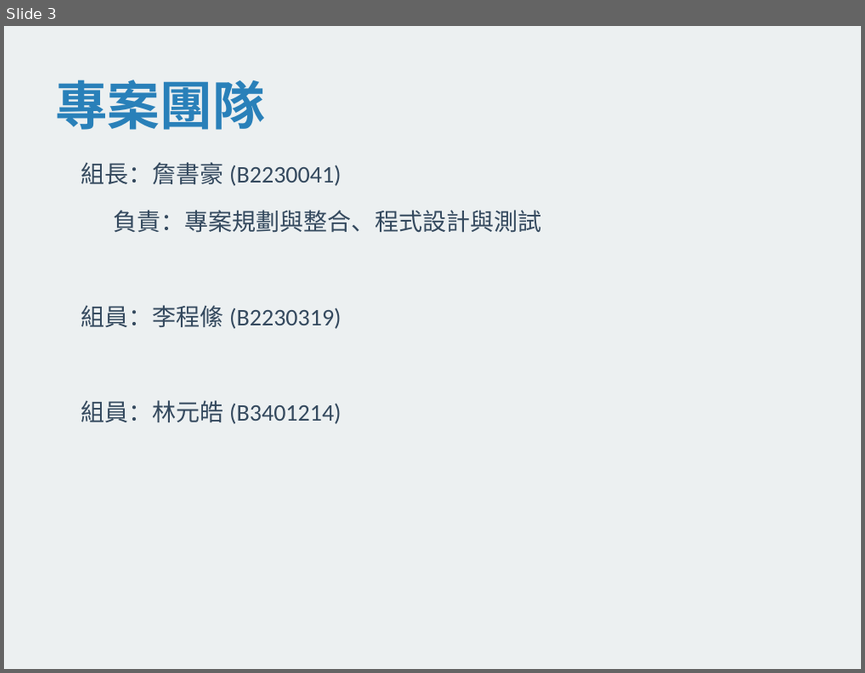
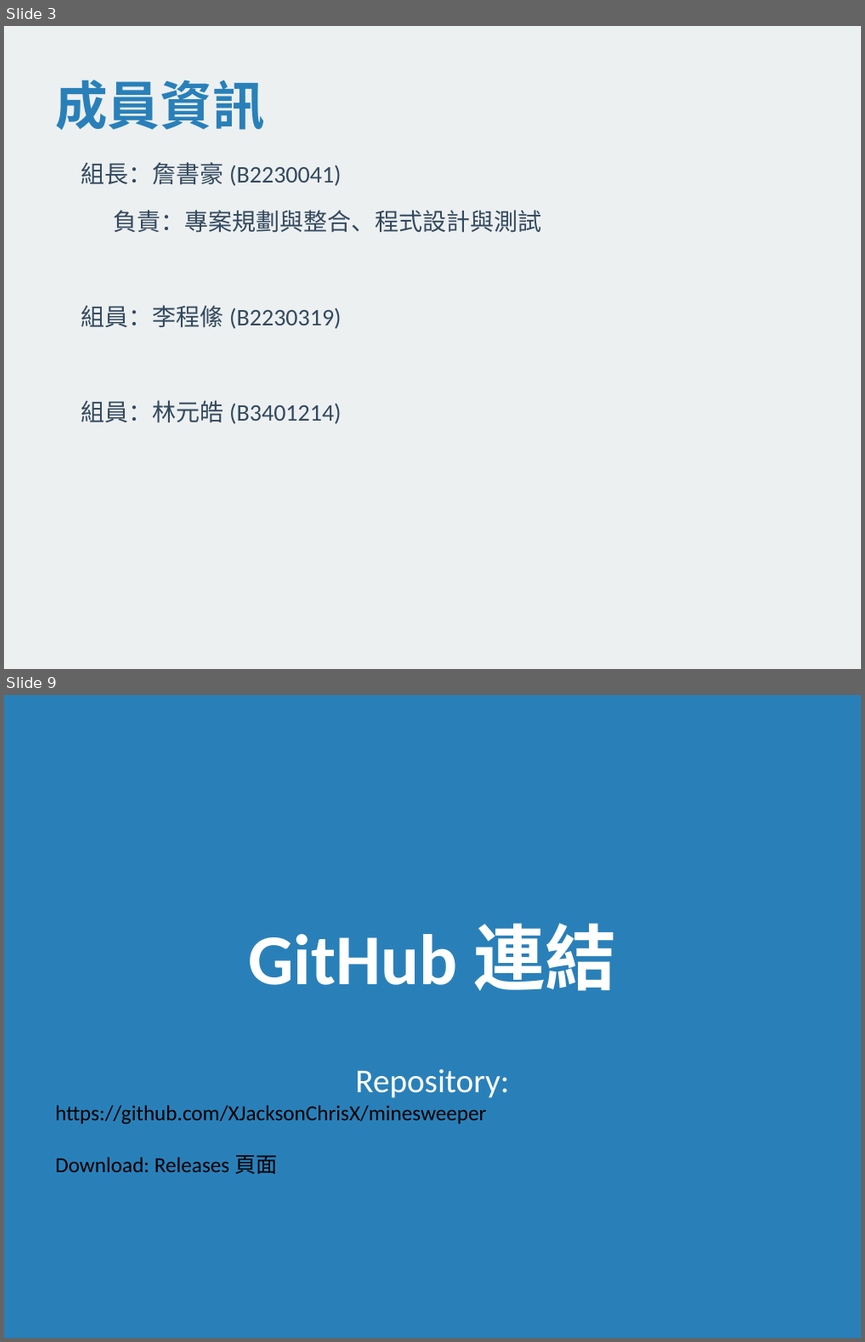
Before and after one commit to XJacksonChrisX/minesweeper, a slide deck: 踩地雷遊戲_專題報告.pptx. Shown one above the other, each under a label of ours: slide 3 before the commit, slides 3 and 9 after it; the slides between them are not shown. The pictures are 865x673 and 865x1342 pixels, drawn with LibreOffice and Linux fonts; fonts in the diff are those of the drawing. Boxes give left, top, right and bottom in pixels: in the first picture for what was removed or moved away, otherwise in the second. Text is boxed around its words. In the diff, an @@ line names an element or a change of style, - is before the commit and + after.

```diff
--- a/踩地雷遊戲_專題報告.pptx
+++ b/踩地雷遊戲_專題報告.pptx
@@ slide 9 added at box(4, 695, 861, 1338), background #2980B9 @@
@@ text added at box(248, 923, 617, 991), 60 pt, text #FFFFFF, bold @@
+GitHub 連結
@@ text added at box(55, 1069, 509, 1174), 18 pt, text #000000 @@
+Repository:
+https://github.com/XJacksonChrisX/minesweeper
+Download: Releases 頁面
@@ slide 3 changed as well @@
@@ text at box(55, 80, 264, 130): text changed @@
-專案團隊
+成員資訊
```
Also in this commit, not shown: 3 other slides changed, 4 other slides added, 7 slides removed.
